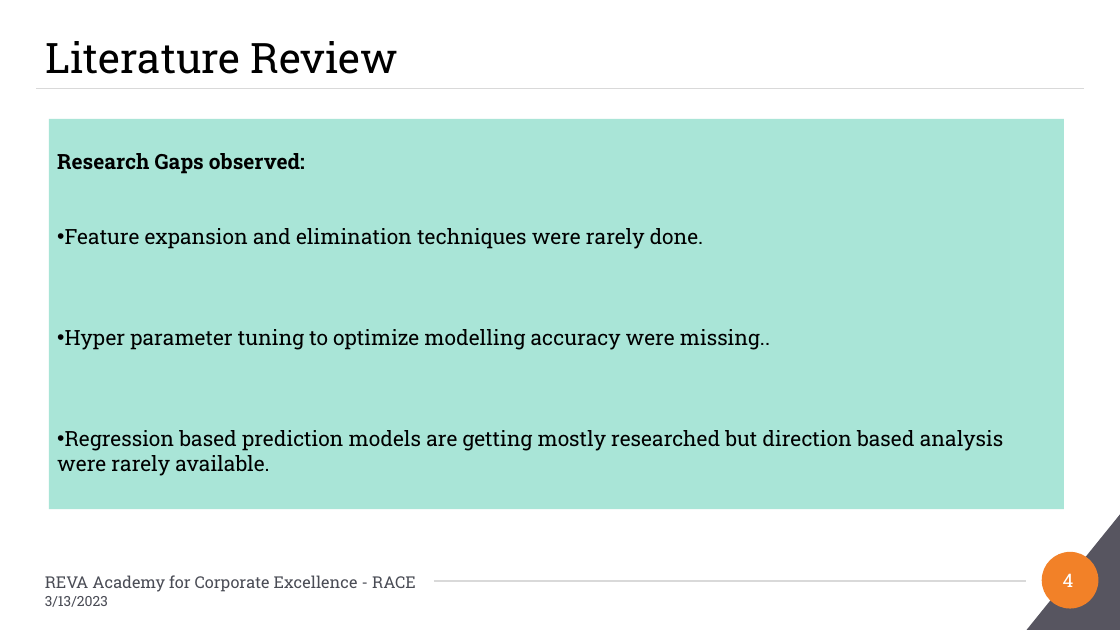
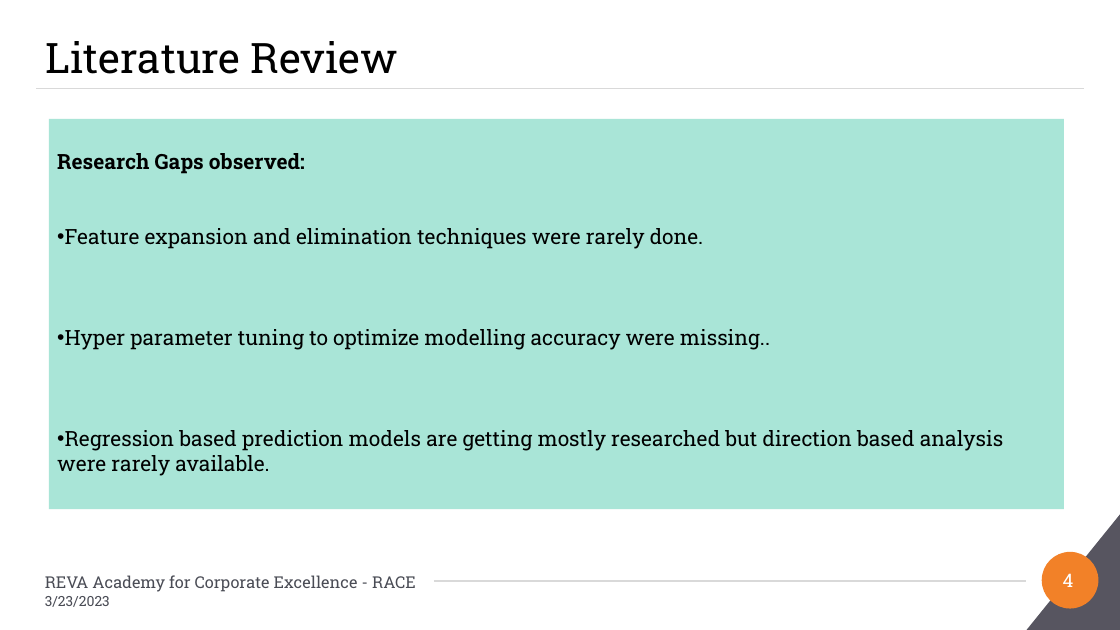
Before and after one commit to Embedded-org/ACCOMPLISHMENTS, a slide deck: slide 4 of RACE_CAPSTONE_PROJECT2/BA_Capstone Project_Final PPT_Anand Mohan_Direction Detection Selected Stocks_2023.pptx. Drawn at 1120x630 pixels with LibreOffice and Linux fonts; fonts in the diff are those of the drawing; background and template pictures are left out. Boxes give left, top, right and bottom in pixels: in the first picture for what was removed or moved away, otherwise in the second. Text is boxed around its words. In the diff, an @@ line names an element or a change of style, - is before the commit and + after.

```diff
--- a/RACE_CAPSTONE_PROJECT2/BA_Capstone Project_Final PPT_Anand Mohan_Direction Detection Selected Stocks_2023.pptx
+++ b/RACE_CAPSTONE_PROJECT2/BA_Capstone Project_Final PPT_Anand Mohan_Direction Detection Selected Stocks_2023.pptx
@@ text at [45, 596, 110, 607]: text changed @@
-3/13/2023
+3/23/2023
```
Also in this commit, not shown: 20 other slides changed.
